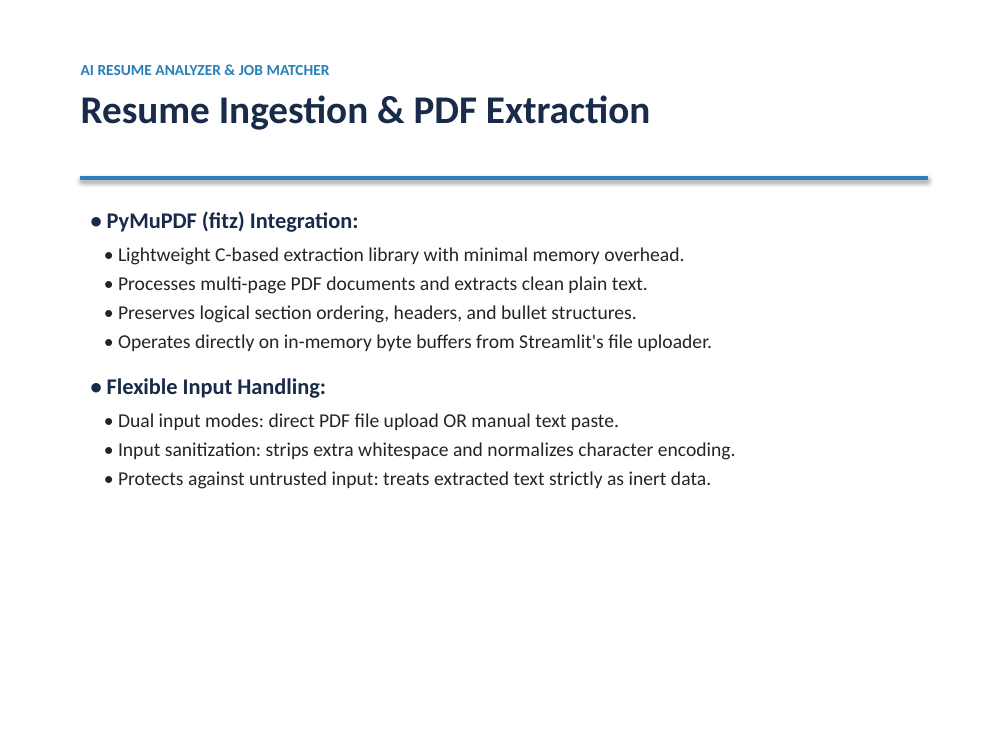
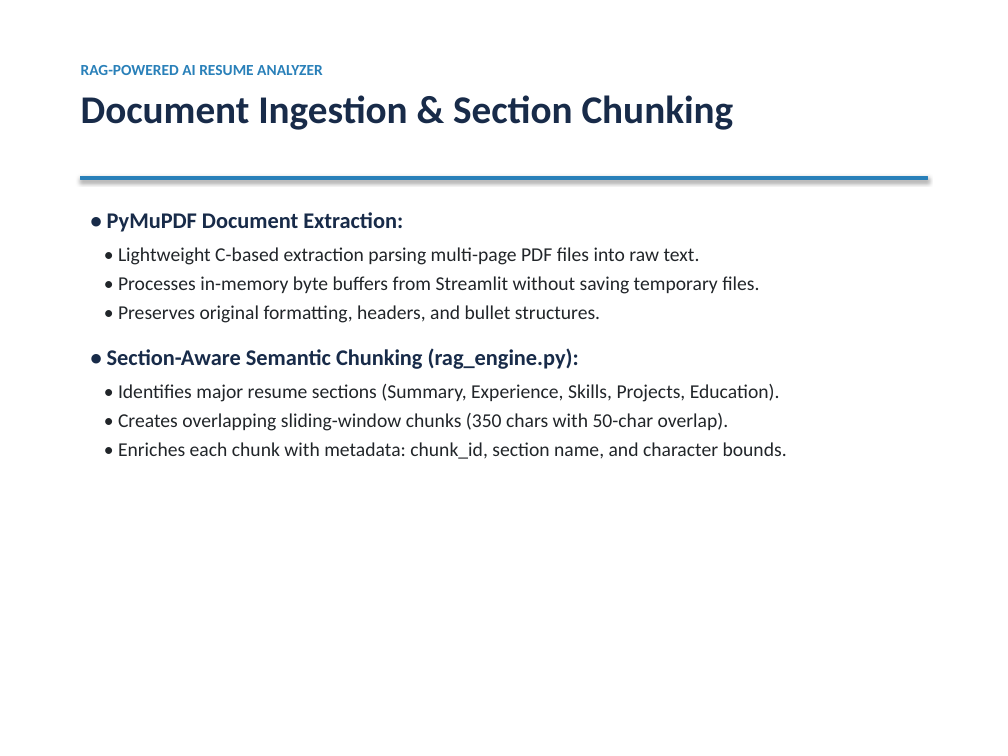
Before and after one commit to Roshan8555/AI-Resume-Analyzer-and-Job-Matcher, a slide deck: slide 4 of AI_Resume_Analyzer_Presentation.pptx. Drawn at 1008x756 pixels with LibreOffice and Linux fonts; fonts in the diff are those of the drawing. Boxes give left, top, right and bottom in pixels: in the first picture for what was removed or moved away, otherwise in the second. Text is boxed around its words. In the diff, an @@ line names an element or a change of style, - is before the commit and + after.

Commit message:
Convert project to full RAG architecture with ChromaDB vector store, dense embeddings, and semantic retrieval

```diff
--- a/AI_Resume_Analyzer_Presentation.pptx
+++ b/AI_Resume_Analyzer_Presentation.pptx
@@ text at <box>81,65,734,130</box>: text changed @@
-AI RESUME ANALYZER & JOB MATCHER
-Resume Ingestion & PDF Extraction
+RAG-POWERED AI RESUME ANALYZER
+Document Ingestion & Section Chunking
@@ text at <box>107,212,787,459</box>: text changed @@
-• PyMuPDF (fitz) Integration:
-• Lightweight C-based extraction library with minimal memory overhead.
-• Processes multi-page PDF documents and extracts clean plain text.
-• Preserves logical section ordering, headers, and bullet structures.
-• Operates directly on in-memory byte buffers from Streamlit's file uploader.
-• Flexible Input Handling:
-• Dual input modes: direct PDF file upload OR manual text paste.
-• Input sanitization: strips extra whitespace and normalizes character encoding.
-• Protects against untrusted input: treats extracted text strictly as inert data.
+• PyMuPDF Document Extraction:
+• Lightweight C-based extraction parsing multi-page PDF files into raw text.
+• Processes in-memory byte buffers from Streamlit without saving temporary files.
+• Preserves original formatting, headers, and bullet structures.
+• Section-Aware Semantic Chunking (rag_engine.py):
+• Identifies major resume sections (Summary, Experience, Skills, Projects, Education).
+• Creates overlapping sliding-window chunks (350 chars with 50-char overlap).
+• Enriches each chunk with metadata: chunk_id, section name, and character bounds.
```
Also in this commit, not shown: 7 other slides changed, 2 slides added, 2 slides removed, 10 other files.
